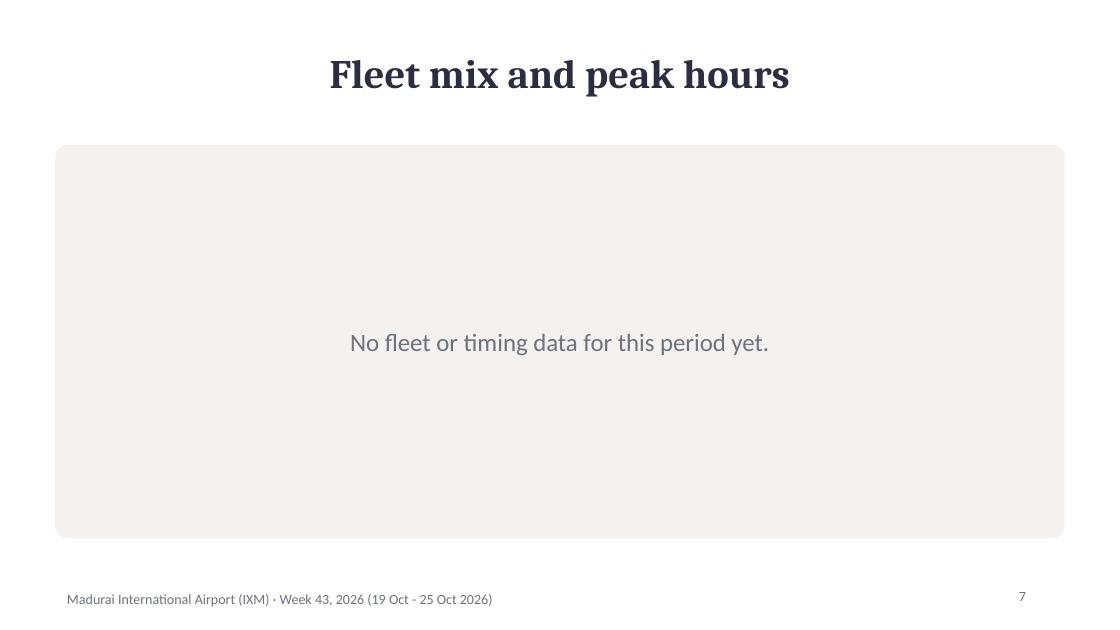
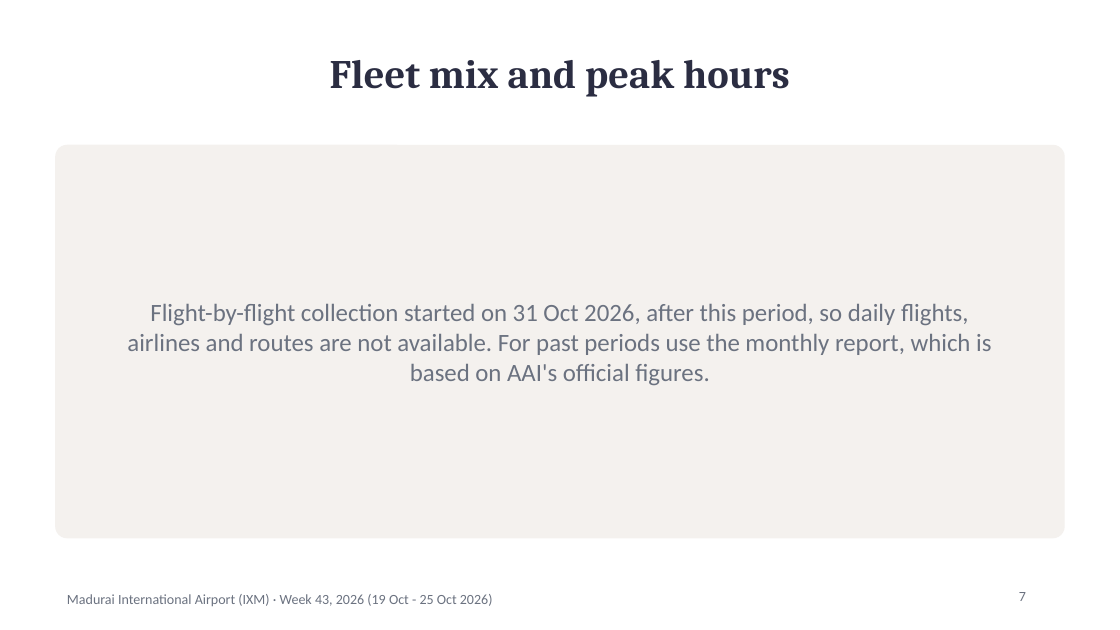
Before and after one commit to jarunprasath/madurai-airport-tracker, a slide deck: slide 7 of reports/IXM_weekly_report_2026-W43.pptx. Drawn at 1120x630 pixels with LibreOffice and Linux fonts; fonts in the diff are those of the drawing. Boxes give left, top, right and bottom in pixels: in the first picture for what was removed or moved away, otherwise in the second. Text is boxed around its words. In the diff, an @@ line names an element or a change of style, - is before the commit and + after.

```diff
--- a/reports/IXM_weekly_report_2026-W43.pptx
+++ b/reports/IXM_weekly_report_2026-W43.pptx
@@ text at (127,304,991,385): text changed @@
-No fleet or timing data for this period yet.
+Flight-by-flight collection started on 31 Oct 2026, after this period, so daily flights, airlines and routes are not available. For past periods use the monthly report, which is based on AAI's official figures.
```
Also in this commit, not shown: 6 other slides changed, 8 other files.
